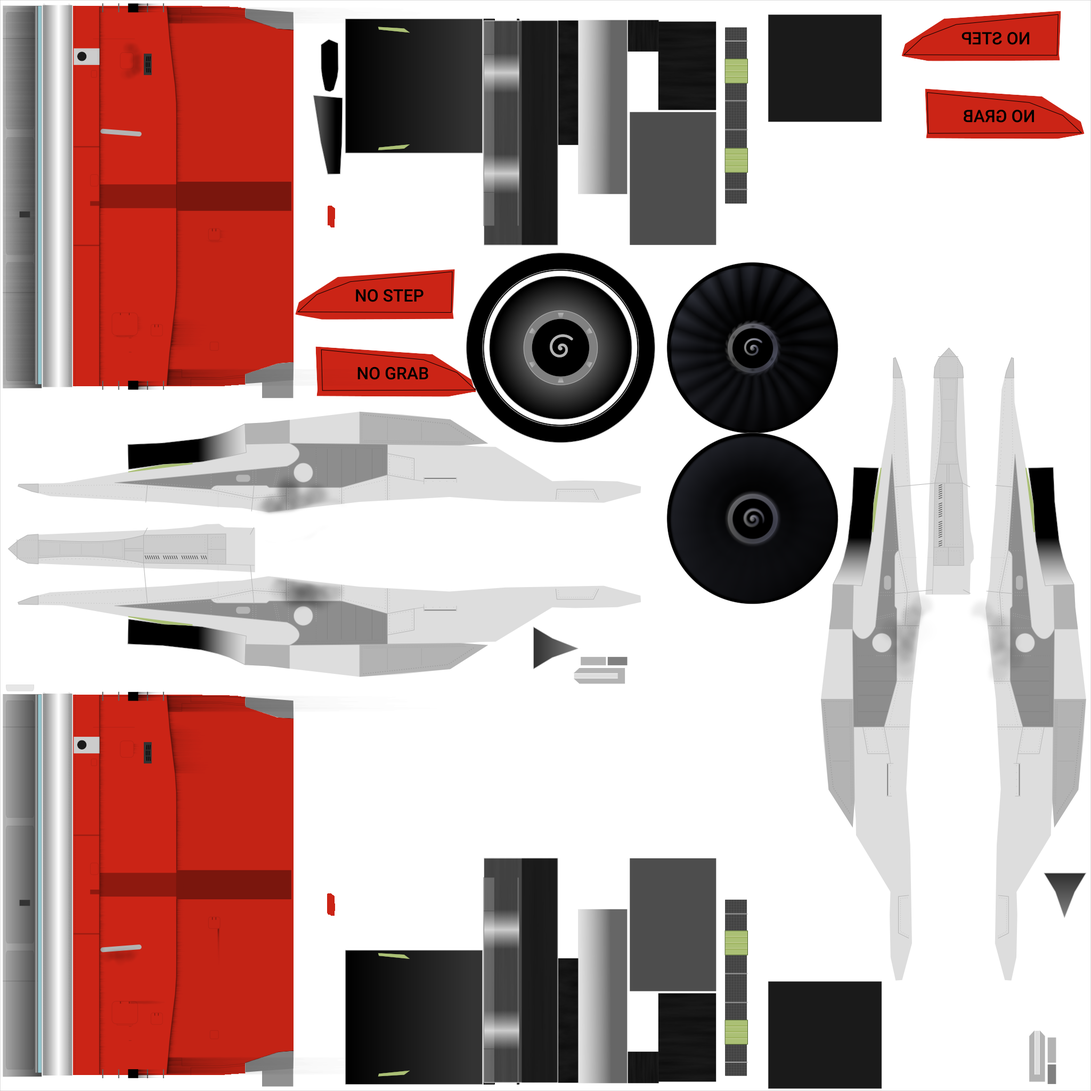
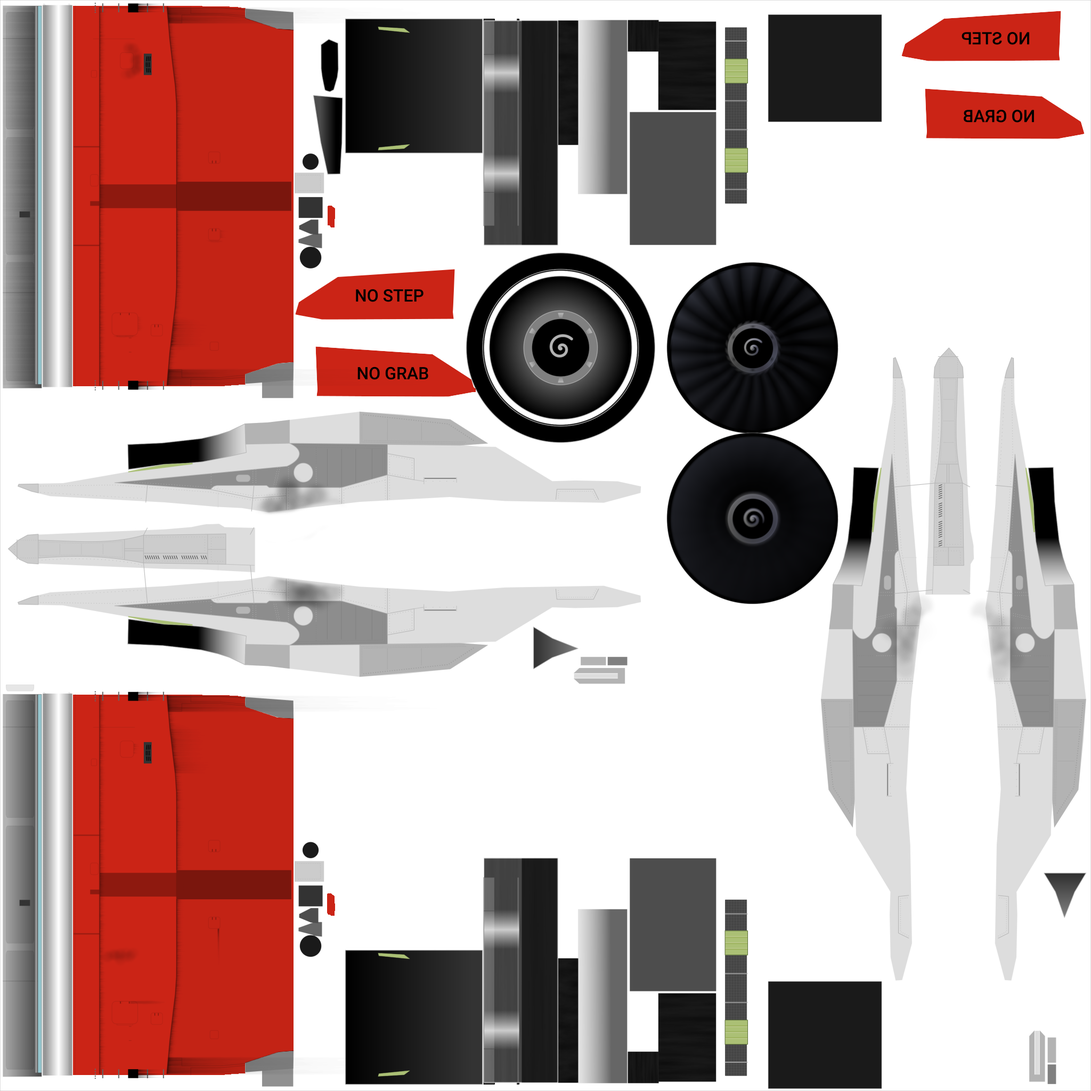
Layered file, before and after one edit (1091x1091). Changes by layer:
painted on "Other" over [73, 2, 165, 1080]
painted on "Engine Elements" over [2, 3, 1087, 1090]
